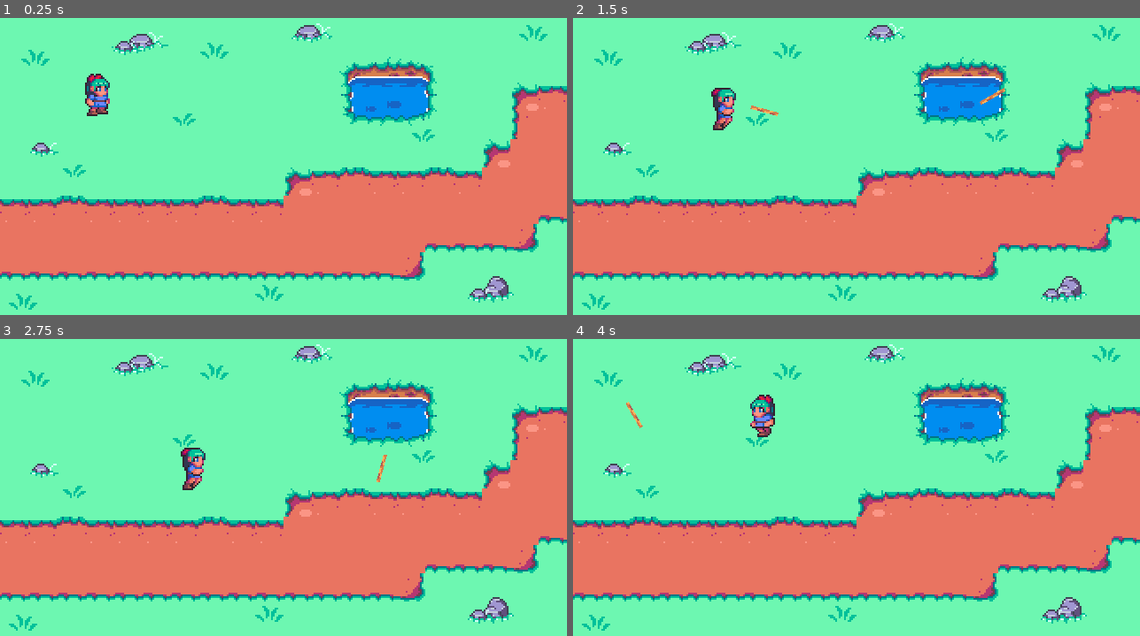
Above: before the commit, frames 1-4 (two rows, left to right).
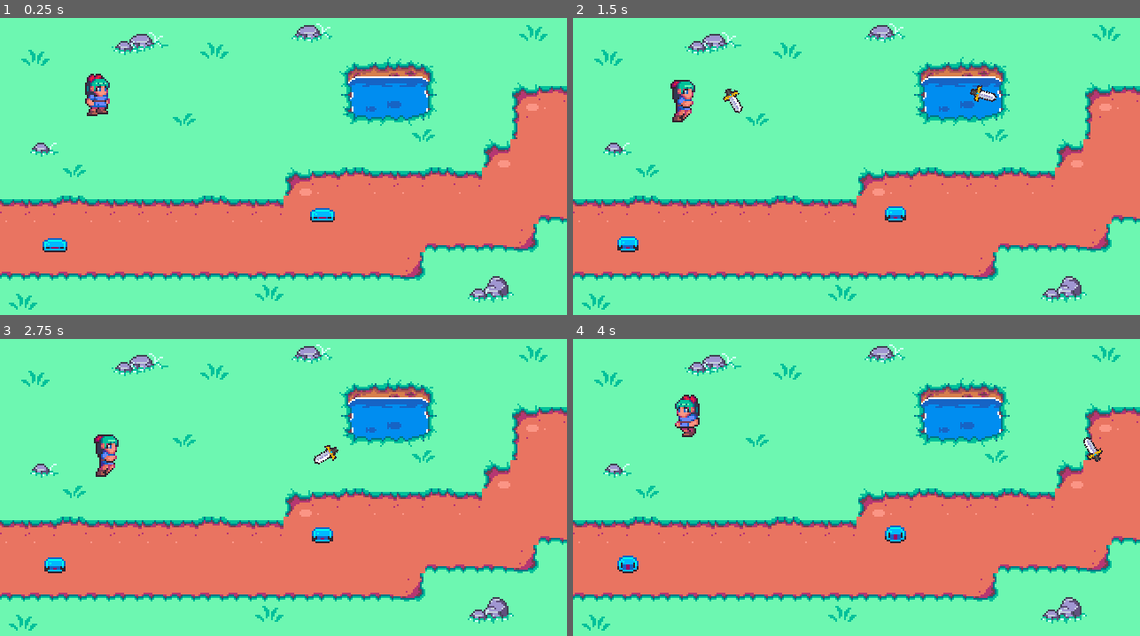
Above: after the commit, the same moments.

Repository: cunhapixels/GodotRPG_VacaRoxa_Assets
Game: Godot game, scene res://source/World.tscn
The game is run twice, just before and just after one commit, with the same random seed, the same clock (stepped at 60 frames per second) and the same inputs.
Inputs:
- Up to frame 1 (0.25 s): no input
- Up to frame 2 (1.5 s): hold Right (ui_right) 0.53-1.28 s; tap X (attack) at 0.6, 1.35 s; hold Down (ui_down) from 1.28 s (still down)
- Up to frame 3 (2.75 s): release Down (ui_down) at 2.03 s; hold Right (ui_right) from 2.03 s (still down); tap X (attack) at 2.1 s
- Up to frame 4 (4 s): release Right (ui_right) at 2.78 s; hold Up (ui_up) 2.78-3.53 s; tap X (attack) at 2.85, 3.6 s; hold Left (ui_left) from 3.53 s (still down)

The runs differ from the first frame. In frame 1, 0.4% of the frame differs, in the area x 7-60%, y 63-79%; in frame 2, 1.6%, in the area x 7-77%, y 20-79%; in frame 3, 1.5%; in frame 4, 1.5%.

Commit message:
Added slimes and damage
Added
+ Slime scene
+ Damage system
+ Knockback system
Changed
- Stick sprite

Diff:
--- a/GodotRPG_VacaRoxa_Assets/source/World.tscn
+++ b/GodotRPG_VacaRoxa_Assets/source/World.tscn
@@ -1,8 +1,9 @@
-[gd_scene load_steps=11 format=2]
+[gd_scene load_steps=12 format=2]
 
 [ext_resource path="res://source/core/Player.tscn" type="PackedScene" id=1]
 [ext_resource path="res://source/misc/Pond.tscn" type="PackedScene" id=2]
 [ext_resource path="res://sprites/atlas.png" type="Texture" id=3]
+[ext_resource path="res://source/core/Slime.tscn" type="PackedScene" id=4]
 [ext_resource path="res://sprites/props n decorations/generic-rpg-grass02.png" type="Texture" id=5]
 [ext_resource path="res://sprites/props n decorations/generic-rpg-grass01.png" type="Texture" id=6]
 [ext_resource path="res://sprites/props n decorations/generic-rpg-rock06.png" type="Texture" id=7]
@@ -91,9 +92,15 @@
 position = Vector2( 277, 165 )
 texture = ExtResource( 10 )
 
+[node name="Generic-rpg-rock06" type="Sprite" parent="Env"]
+position = Vector2( 79, 26 )
+texture = ExtResource( 7 )
+
 [node name="Pond" parent="." instance=ExtResource( 2 )]
 position = Vector2( 219, 53 )
 
-[node name="Generic-rpg-rock06" type="Sprite" parent="."]
-position = Vector2( 79, 26 )
-texture = ExtResource( 7 )
+[node name="Slime" parent="." instance=ExtResource( 4 )]
+position = Vector2( 182, 117 )
+
+[node name="Slime2" parent="." instance=ExtResource( 4 )]
+position = Vector2( 31, 134 )
--- a/GodotRPG_VacaRoxa_Assets/source/core/Player.gd
+++ b/GodotRPG_VacaRoxa_Assets/source/core/Player.gd
@@ -6,10 +6,17 @@
 var motion = Vector2.ZERO
 var attack_delay = 0
 
+var direction = Vector2.ZERO
+var length = 0
+
 func _process(delta):
 	attack_delay -= delta
-	if attack_delay <= 0:
+	if attack_delay <= 0 and length <= 0:
 		move()
+
+	if length > 0:
+		motion = direction * length
+		length -= 10
 
 	attack()
 	move_and_slide(motion)
@@ -27,7 +34,7 @@
 	else:
 		get_node("AnimationPlayer").play("Idle")
 
-	motion = MOVE_SPEED * move.normalized()
+	motion = lerp(motion, MOVE_SPEED * move.normalized(), 0.2)
 
 func attack():
 	if Input.is_action_just_pressed("attack"):
@@ -40,3 +47,13 @@
 		get_parent().add_child(stick)
 
 		motion = Vector2.ZERO
+
+
+func _on_Hurtbox_area_entered(area):
+	if area.is_in_group("Enemy"):
+		#TODO: Add life decrease
+		direction = (position - area.get_parent().position).normalized()
+		length = 180
+	if area.is_in_group("Stick"):
+		direction = -(area.position - position).normalized()
+		length = 80
--- a/GodotRPG_VacaRoxa_Assets/source/core/Player.tscn
+++ b/GodotRPG_VacaRoxa_Assets/source/core/Player.tscn
@@ -70,6 +70,9 @@
 [sub_resource type="CircleShape2D" id=4]
 radius = 6.0
 
+[sub_resource type="RectangleShape2D" id=6]
+extents = Vector2( 6, 11.5 )
+
 [node name="Player" type="KinematicBody2D"]
 script = ExtResource( 2 )
 
@@ -87,3 +90,10 @@
 [node name="Shape" type="CollisionShape2D" parent="."]
 position = Vector2( 0, 5 )
 shape = SubResource( 4 )
+
+[node name="Hurtbox" type="Area2D" parent="."]
+
+[node name="CollisionShape2D" type="CollisionShape2D" parent="Hurtbox"]
+shape = SubResource( 6 )
+
+[connection signal="area_entered" from="Hurtbox" to="." method="_on_Hurtbox_area_entered"]
--- /dev/null
+++ b/GodotRPG_VacaRoxa_Assets/source/core/Slime.gd
@@ -0,0 +1,22 @@
+extends KinematicBody2D
+
+var direction = Vector2.ZERO
+var length = 0
+var hp = 2
+
+func _process(delta):
+	if length > 0:
+		position += direction * length
+		length -= delta * 2
+
+	if hp <= 0:
+		queue_free()
+
+
+func _on_Hitbox_area_entered(area):
+	if area.is_in_group("Stick"):
+		hp -= 1
+		direction = -(area.position - position).normalized()
+		length = 1.2
+
+		area.queue_free()
--- /dev/null
+++ b/GodotRPG_VacaRoxa_Assets/source/core/Slime.tscn
@@ -0,0 +1,67 @@
+[gd_scene load_steps=7 format=2]
+
+[ext_resource path="res://sprites/mobs/slime-blue.png" type="Texture" id=1]
+[ext_resource path="res://source/core/Slime.gd" type="Script" id=2]
+
+[sub_resource type="CircleShape2D" id=1]
+radius = 5.0
+
+[sub_resource type="CircleShape2D" id=2]
+radius = 7.0
+
+[sub_resource type="Animation" id=3]
+resource_name = "Bounce"
+length = 0.4
+loop = true
+tracks/0/type = "value"
+tracks/0/path = NodePath("Sprite:frame")
+tracks/0/interp = 1
+tracks/0/loop_wrap = true
+tracks/0/imported = false
+tracks/0/enabled = true
+tracks/0/keys = {
+"times": PoolRealArray( 0, 0.1, 0.2, 0.3 ),
+"transitions": PoolRealArray( 1, 1, 1, 1 ),
+"update": 1,
+"values": [ 0, 1, 2, 3 ]
+}
+
+[sub_resource type="Animation" id=4]
+length = 0.001
+tracks/0/type = "value"
+tracks/0/path = NodePath("Sprite:frame")
+tracks/0/interp = 1
+tracks/0/loop_wrap = true
+tracks/0/imported = false
+tracks/0/enabled = true
+tracks/0/keys = {
+"times": PoolRealArray( 0 ),
+"transitions": PoolRealArray( 1 ),
+"update": 0,
+"values": [ 1 ]
+}
+
+[node name="Slime" type="KinematicBody2D"]
+script = ExtResource( 2 )
+
+[node name="Sprite" type="Sprite" parent="."]
+texture = ExtResource( 1 )
+hframes = 4
+frame = 1
+
+[node name="CollisionShape2D" type="CollisionShape2D" parent="."]
+position = Vector2( 0, 5 )
+shape = SubResource( 1 )
+
+[node name="Hitbox" type="Area2D" parent="." groups=["Enemy"]]
+
+[node name="CollisionShape2D" type="CollisionShape2D" parent="Hitbox"]
+position = Vector2( 0, 5 )
+shape = SubResource( 2 )
+
+[node name="AnimationPlayer" type="AnimationPlayer" parent="."]
+autoplay = "Bounce"
+anims/Bounce = SubResource( 3 )
+anims/RESET = SubResource( 4 )
+
+[connection signal="area_entered" from="Hitbox" to="." method="_on_Hitbox_area_entered"]
--- a/GodotRPG_VacaRoxa_Assets/source/core/Stick.tscn
+++ b/GodotRPG_VacaRoxa_Assets/source/core/Stick.tscn
@@ -1,13 +1,13 @@
 [gd_scene load_steps=3 format=2]
 
-[ext_resource path="res://sprites/props n decorations/generic-rpg-fence07.png" type="Texture" id=1]
+[ext_resource path="res://sprites/props n decorations/generic-rpg-loot01.png" type="Texture" id=1]
 [ext_resource path="res://source/core/Stick.gd" type="Script" id=2]
 
-[node name="Stick" type="Area2D"]
+[node name="Stick" type="Area2D" groups=["Stick"]]
 script = ExtResource( 2 )
 
 [node name="Sprite" type="Sprite" parent="."]
 texture = ExtResource( 1 )
 
 [node name="CollisionPolygon2D" type="CollisionPolygon2D" parent="."]
-polygon = PoolVector2Array( 0, -8, 0, 8, 2, 8, 2, -8 )
+polygon = PoolVector2Array( -2, -6, 4, -9, 8, -5, 6, 1, -1, 7, -7, 3 )
Not shown: 1 places in GodotRPG_VacaRoxa_Assets/source/core/Player.tscn that only renumber resources
